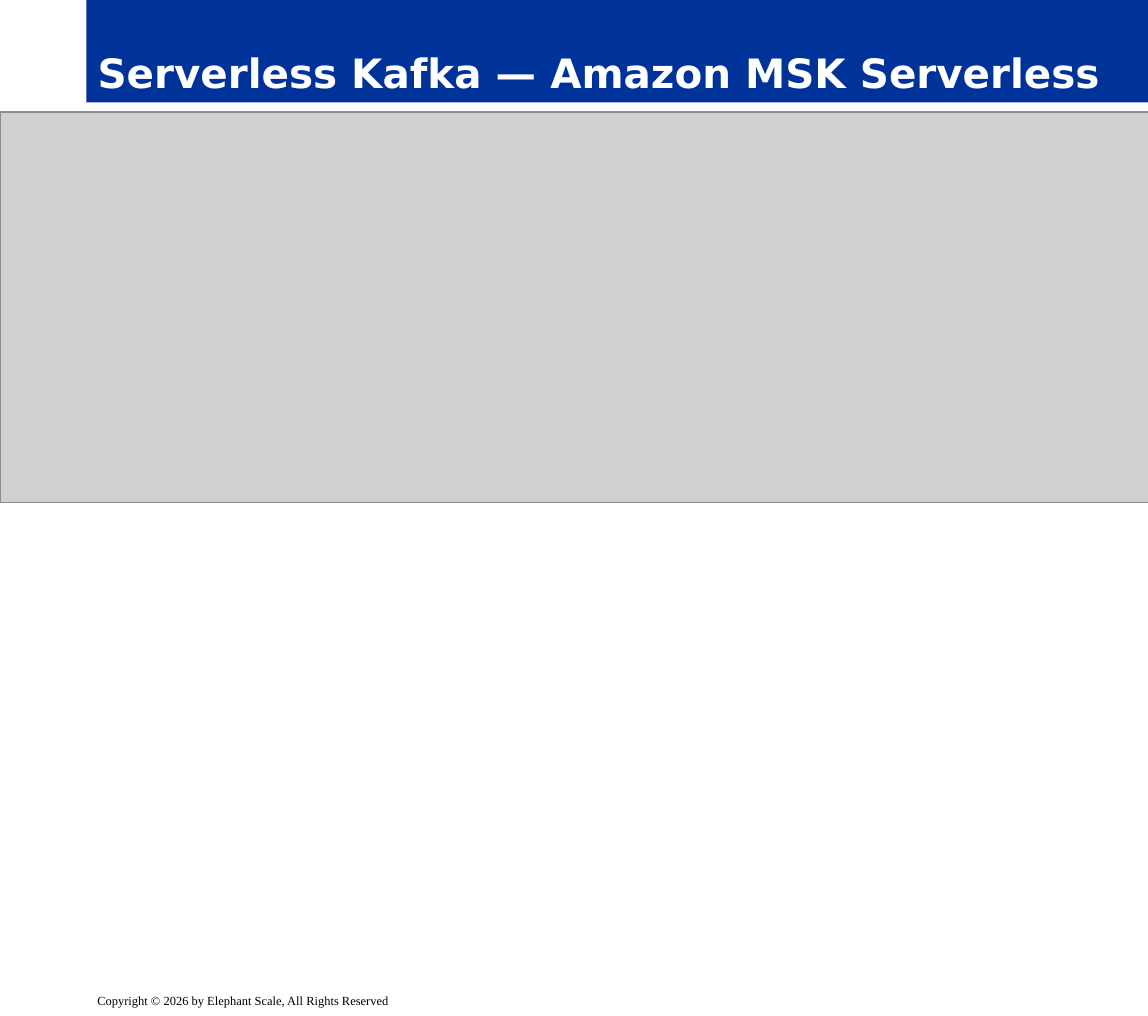
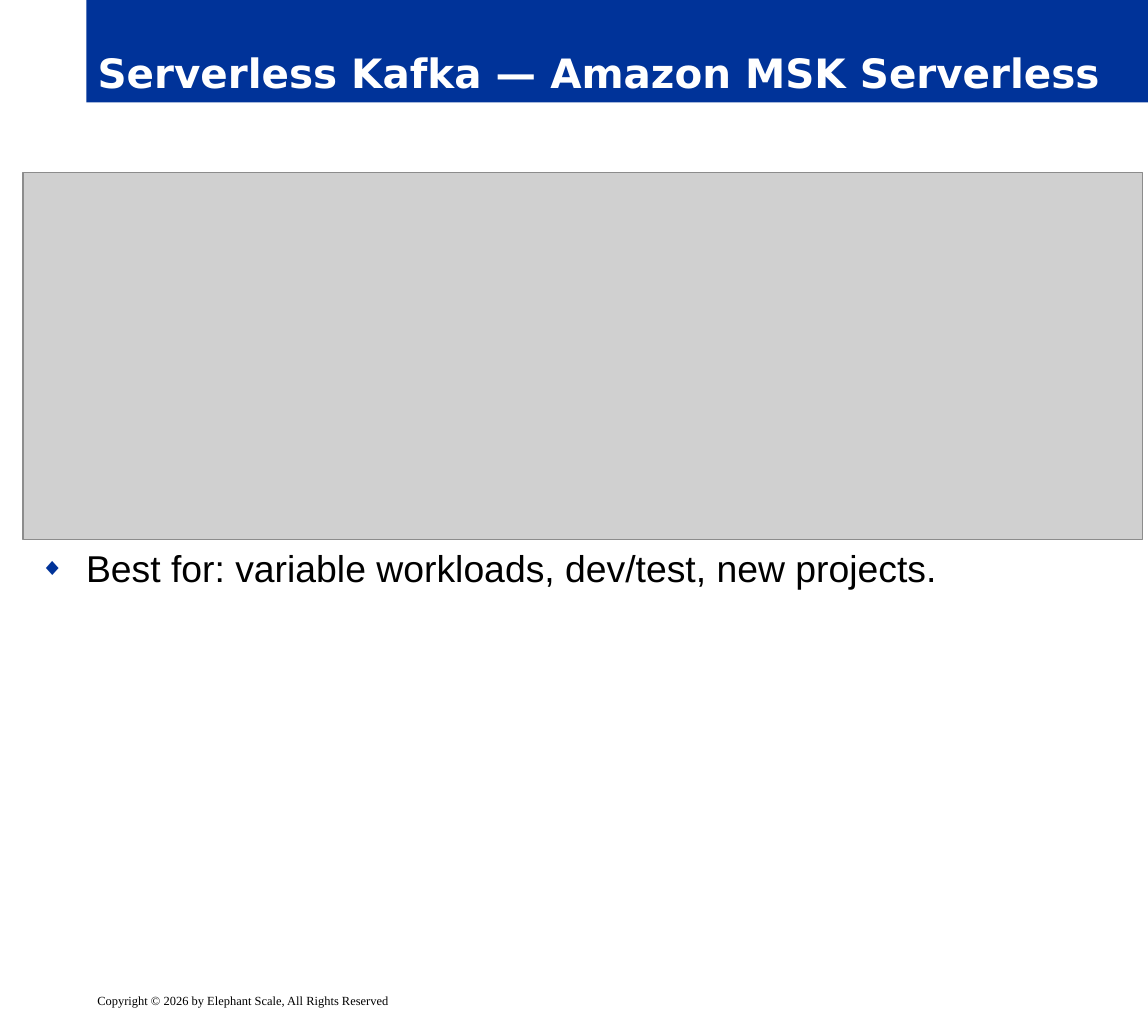
Before and after one commit to elephantscale/Advanced-Kafka-Streaming, a slide deck: slide 13 of slides/release/06__module6.pptx. Drawn at 1148x1016 pixels with LibreOffice and Linux fonts; fonts in the diff are those of the drawing; grey boxes stand for pictures; background and template pictures are left out. Boxes give left, top, right and bottom in pixels: in the first picture for what was removed or moved away, otherwise in the second. Text is boxed around its words. In the diff, an @@ line names an element or a change of style, - is before the commit and + after.

```diff
--- a/slides/release/06__module6.pptx
+++ b/slides/release/06__module6.pptx
@@ text "Best for: variable workloads, dev/test, ..." rewrapped from <box>29,122,1120,959</box> to <box>86,555,936,590</box> @@
@@ picture: place and size @@
-picture at <box>0,112,1148,503</box>
+picture at <box>22,172,1142,540</box>
```
Also in this commit, not shown: 12 other slides changed, 3 slides added.
